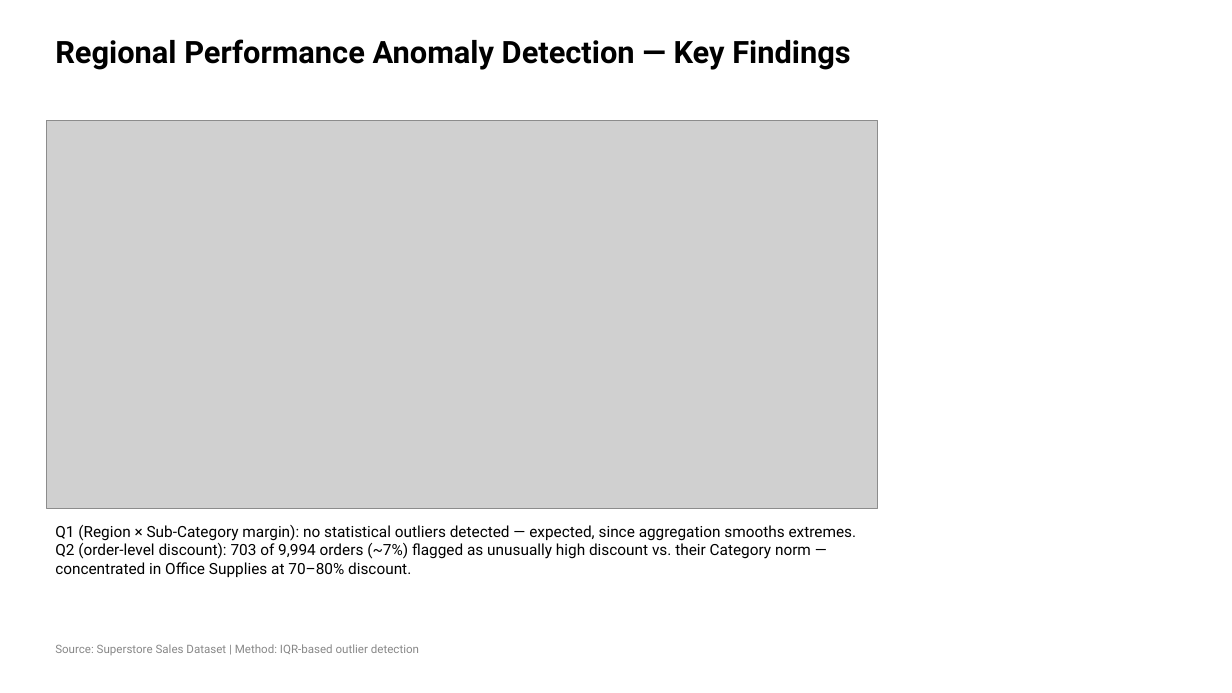
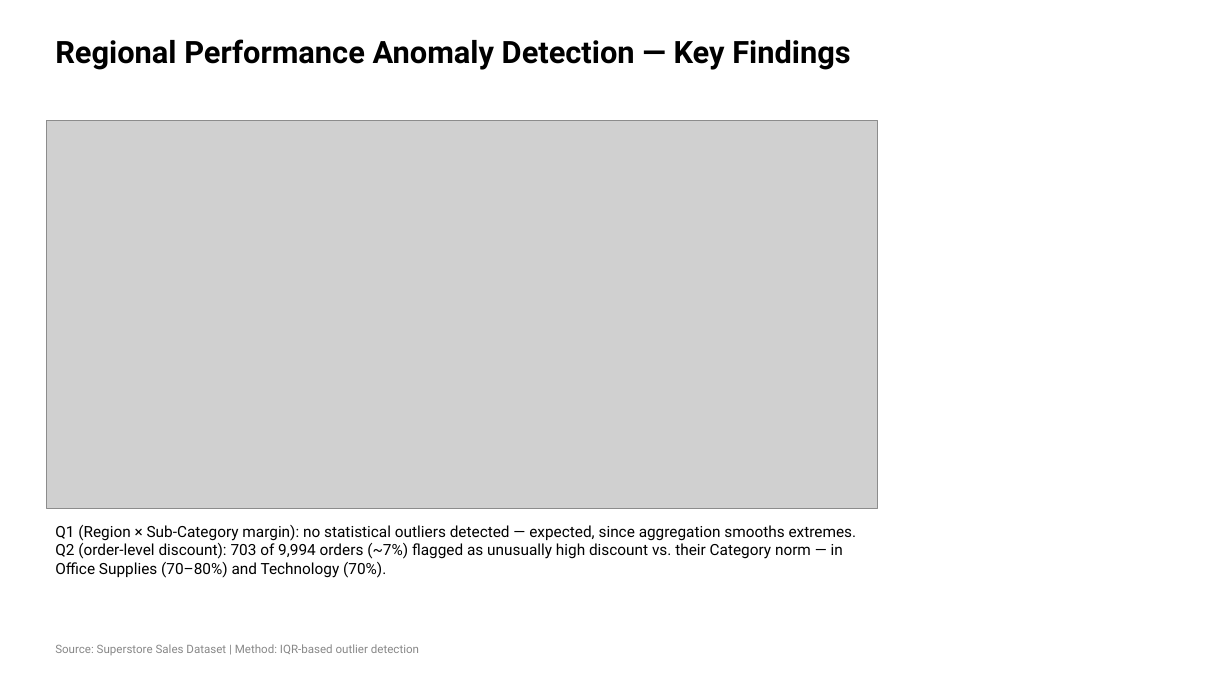
Before and after one commit to thomas-hoe-pak-ow/regional-performance-anomaly-detection, a slide deck: slide 1 of data/anomaly_detection_summary.pptx. Drawn at 1232x693 pixels with LibreOffice and Linux fonts; fonts in the diff are those of the drawing; grey boxes stand for pictures. Boxes give left, top, right and bottom in pixels: in the first picture for what was removed or moved away, otherwise in the second. Text is boxed around its words. In the diff, an @@ line names an element or a change of style, - is before the commit and + after.

```diff
--- a/data/anomaly_detection_summary.pptx
+++ b/data/anomaly_detection_summary.pptx
@@ text at [55, 543, 843, 578]: text changed @@
-Q2 (order-level discount): 703 of 9,994 orders (~7%) flagged as unusually high discount vs. their Category norm — concentrated in Office Supplies at 70–80% discount.
+Q2 (order-level discount): 703 of 9,994 orders (~7%) flagged as unusually high discount vs. their Category norm — in Office Supplies (70–80%) and Technology (70%).
```
Also in this commit, not shown: 1 slide added, 2 other files.
